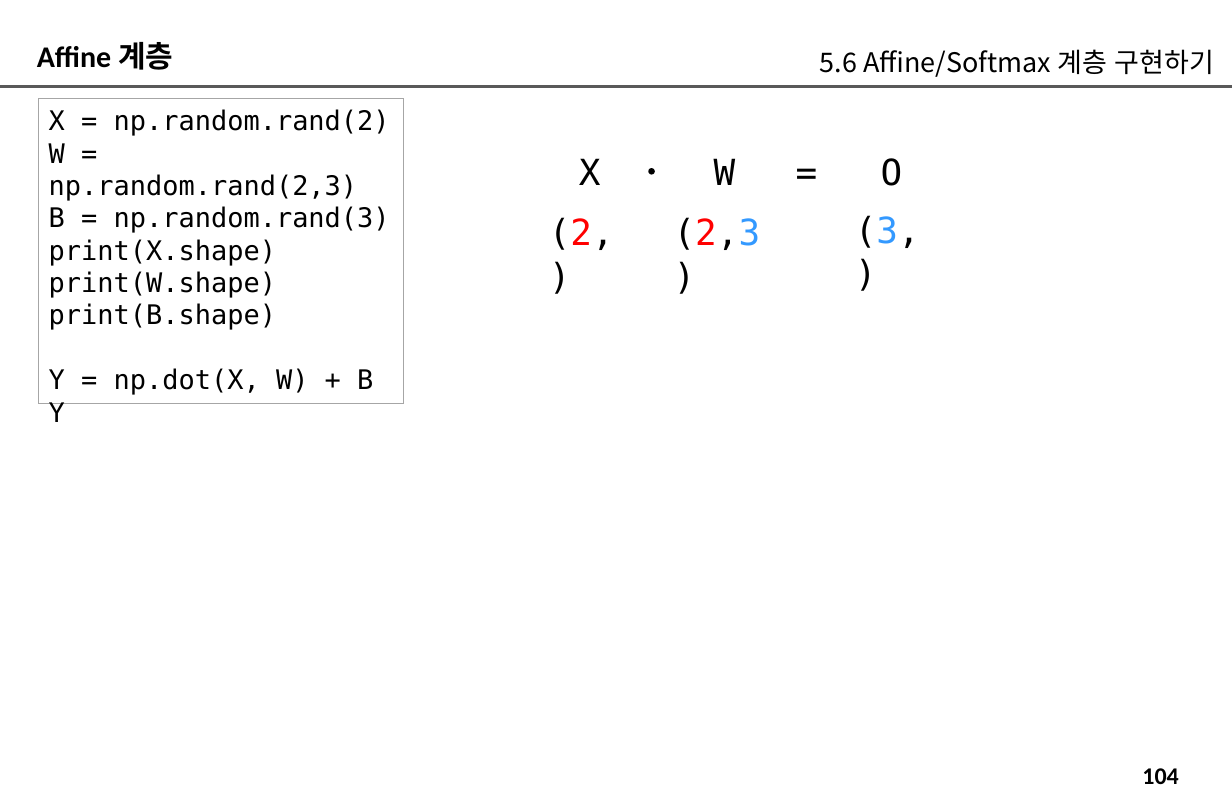
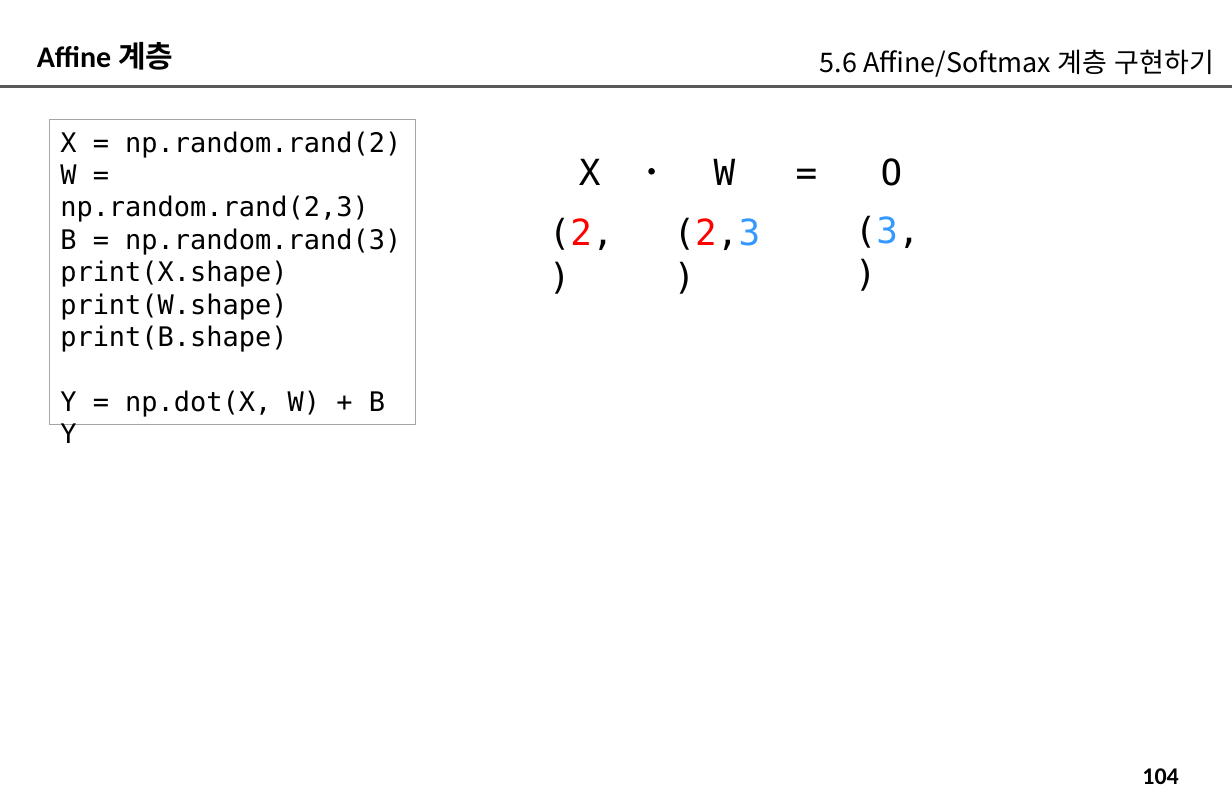
Before and after one commit to imguru-mooc/deep_learning_nlp, a slide deck: slide 104 of 인공지능_자연어처리_2_판서.pptx. Drawn at 1232x809 pixels with LibreOffice and Linux fonts; fonts in the diff are those of the drawing. Boxes give left, top, right and bottom in pixels: in the first picture for what was removed or moved away, otherwise in the second. Text is boxed around its words. In the diff, an @@ line names an element or a change of style, - is before the commit and + after.

```diff
--- a/인공지능_자연어처리_2_판서.pptx
+++ b/인공지능_자연어처리_2_판서.pptx
@@ rectangle "X = np.random.rand(2)" moved from (x1=38, y1=98, x2=403, y2=403) to (x1=50, y1=120, x2=415, y2=425) @@
```
Also in this commit, not shown: 19 other slides changed, 1 slide removed.
